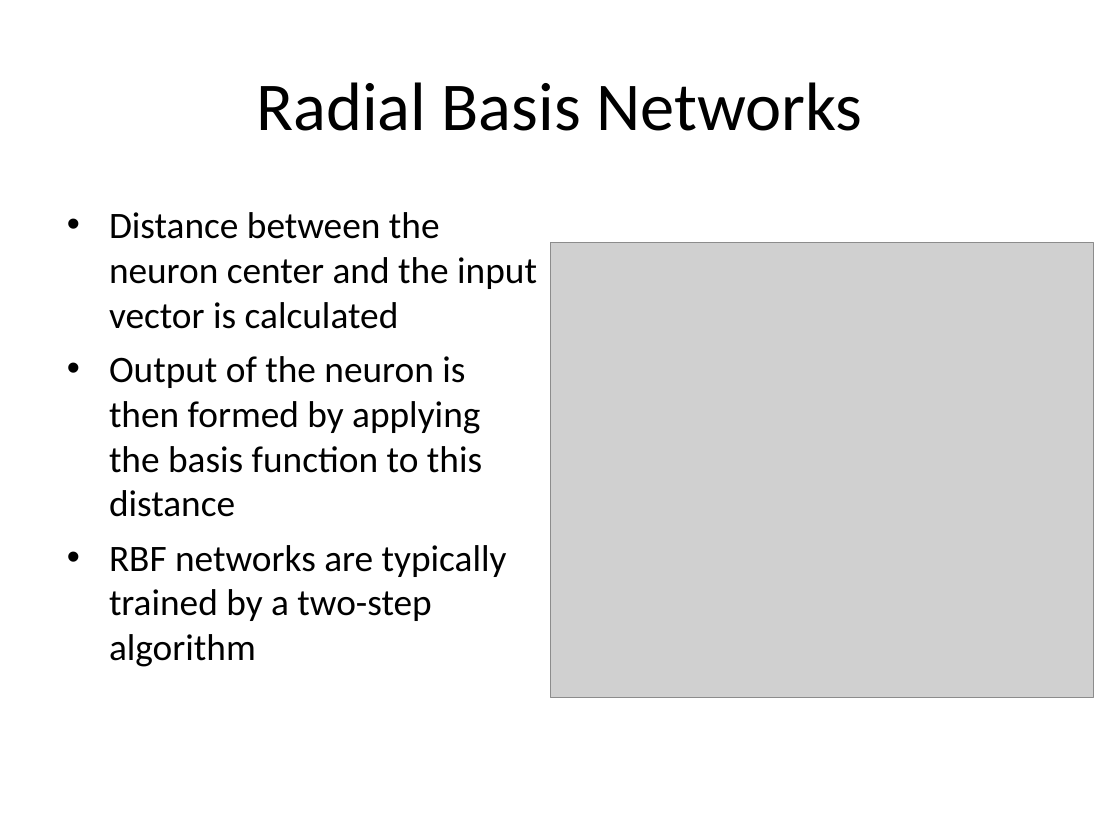
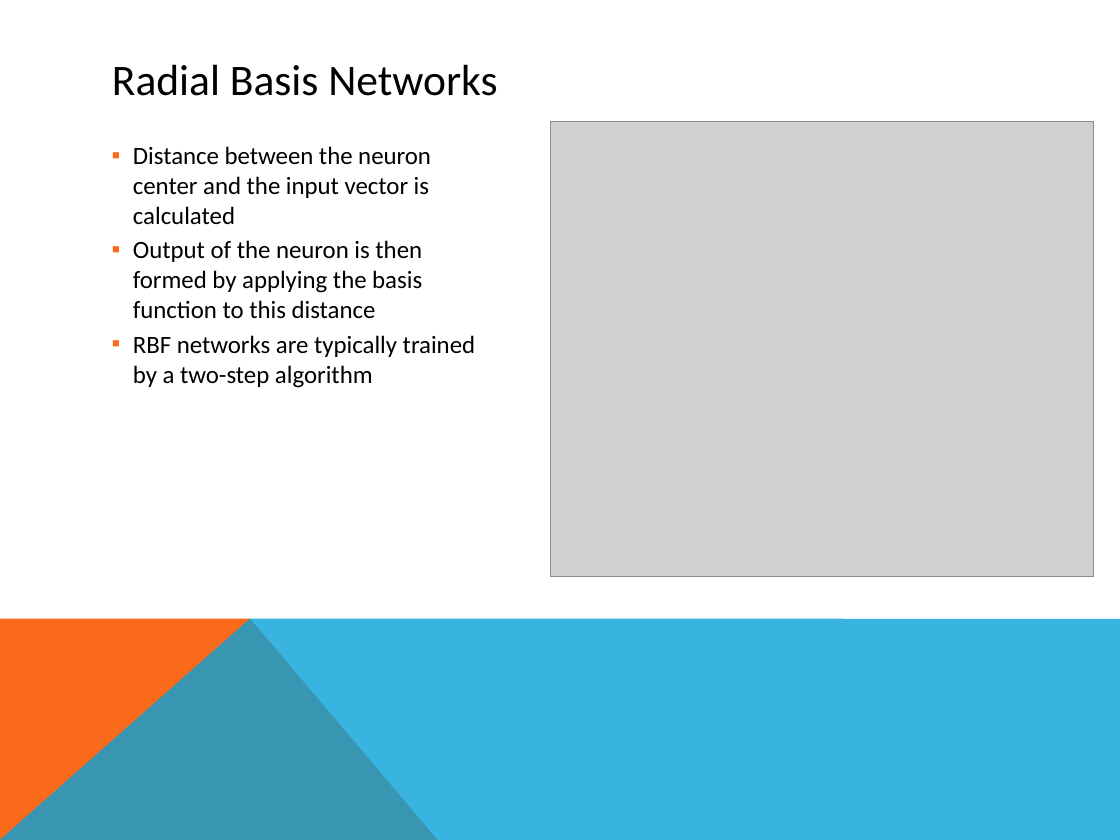
Before and after one commit to mazzas/School, a slide deck: slide 12 of SE4910/Project/Neural Network Toolbox.ppt. Drawn at 1120x840 pixels with LibreOffice and Linux fonts; fonts in the diff are those of the drawing; grey boxes stand for pictures. Boxes give left, top, right and bottom in pixels: in the first picture for what was removed or moved away, otherwise in the second. Text is boxed around its words. In the diff, an @@ line names an element or a change of style, - is before the commit and + after.

```diff
--- a/SE4910/Project/Neural Network Toolbox.ppt
+++ b/SE4910/Project/Neural Network Toolbox.ppt
@@ title "Radial Basis Networks": place and size @@
-title "Radial Basis Networks" at box(256, 82, 862, 131)
+title "Radial Basis Networks" at box(112, 64, 497, 96)
@@ title "Radial Basis Networks" at box(112, 64, 497, 96): size 44 to 28 pt; alignment centre to left @@
@@ text "Distance between the neuron center ...": place and size @@
-text "Distance between the neuron center ..." at box(109, 212, 537, 667)
+text "Distance between the neuron center ..." at box(133, 146, 475, 388)
@@ text "Distance between the neuron center ..." at box(133, 146, 475, 388): size 24 to 16 pt; bullet • to ▪; list level 1 to 2 in "Distance between the neuron center ..."; bullet colour #000000 to #F96A1B; list level 1 to 2 in "Output of the neuron is ..."; list level 1 to 2 in "RBF networks are typically trained ..." @@
@@ picture: place and size @@
-picture at box(551, 243, 1093, 698)
+picture at box(551, 121, 1093, 576)
@@ freeform shape added at box(0, 618, 438, 840), fill #F96A1B @@
@@ freeform shape added at box(0, 618, 1120, 840), fill #08A1D9 at 80% opacity @@
```
Also in this commit, not shown: 19 other slides changed, 10 slides added, 3 slides removed.
